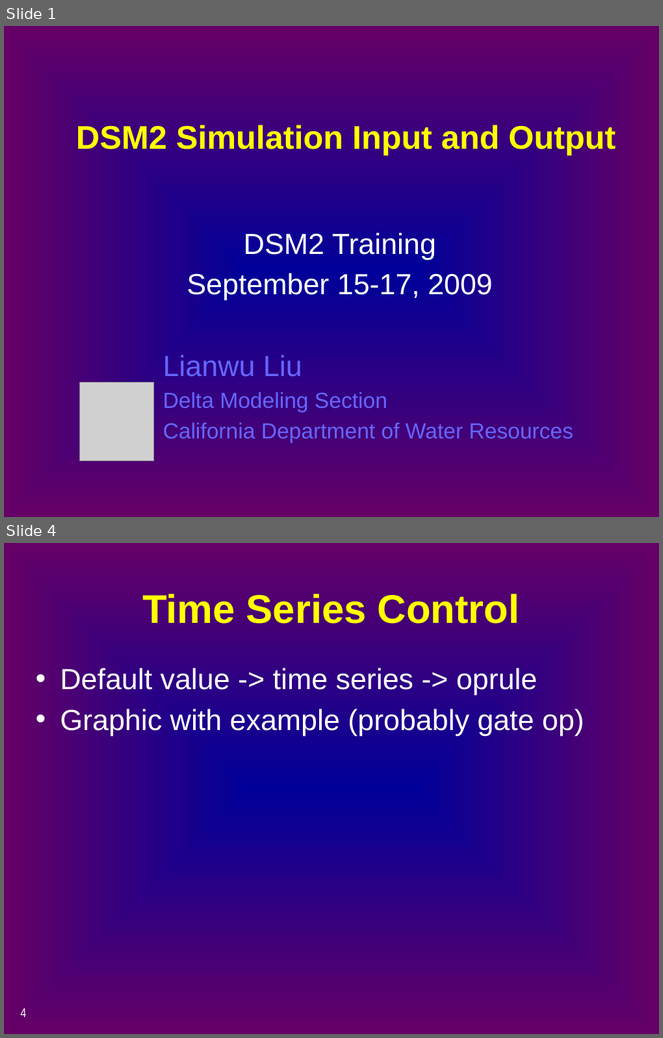
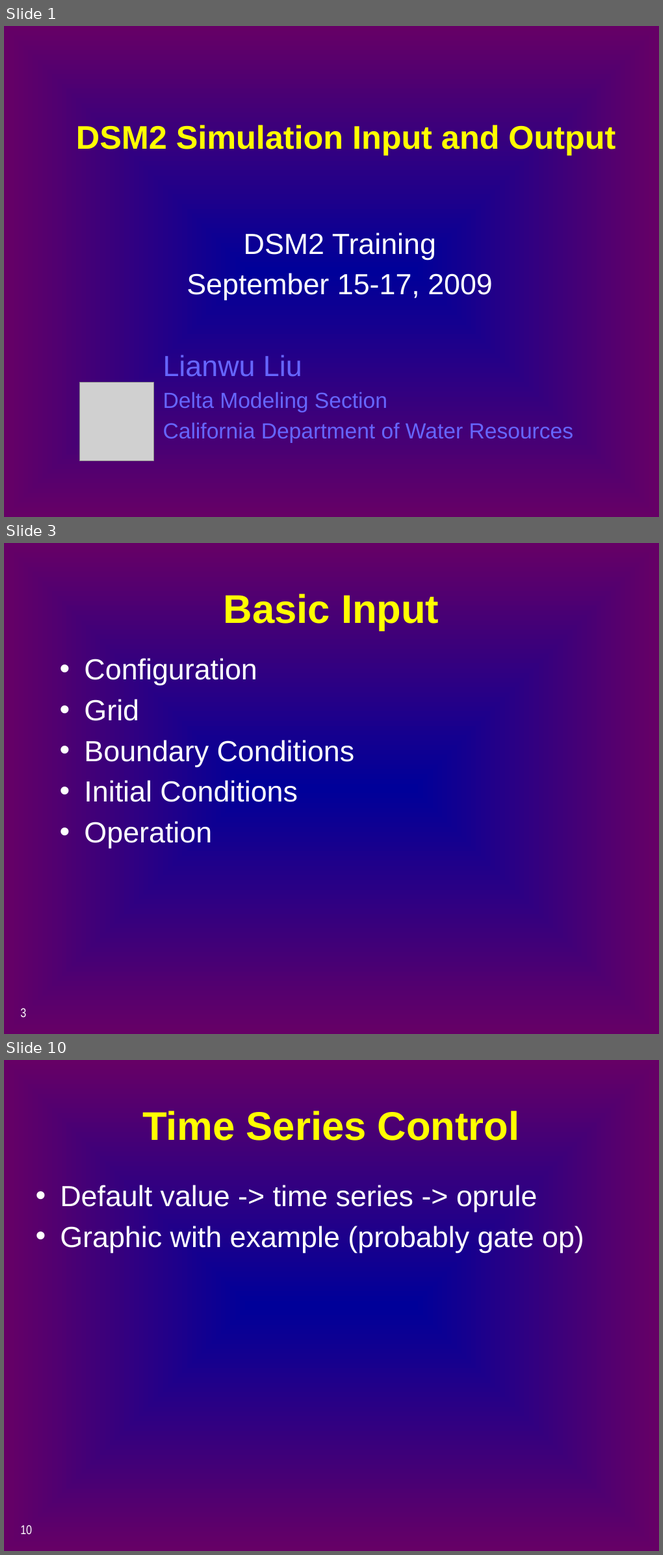
Before and after one commit to CADWRDeltaModeling/dsm2, a slide deck: dsm2/presentations/p4_simulation_data.pptx. Shown one above the other, each under a label of ours: slides 1 and 4 before the commit, slides 1, 3 and 10 after it; the slides between them are not shown. The pictures are 663x1038 and 663x1555 pixels, drawn with LibreOffice and Linux fonts; fonts in the diff are those of the drawing; grey boxes stand for pictures. Boxes give left, top, right and bottom in pixels: in the first picture for what was removed or moved away, otherwise in the second. Text is boxed around its words. In the diff, an @@ line names an element or a change of style, - is before the commit and + after.

```diff
--- a/dsm2/presentations/p4_simulation_data.pptx
+++ b/dsm2/presentations/p4_simulation_data.pptx
@@ slide 3 added at <box>4,543,659,1034</box>, background gradient #000099 to #660066 @@
@@ title added at <box>224,594,439,631</box>, 44 pt, text #FFFF00, bold @@
+Basic Input
@@ text added at <box>84,658,355,849</box>, 32 pt, text #FFFFFF @@
+• Configuration
+• Grid
+• Boundary Conditions
+• Initial Conditions
+• Operation
@@ page number added at <box>20,1008,26,1018</box>, 14 pt, text #FFFFFF @@
+3
@@ what was slide 4 is now slide 10 @@
@@ page number at <box>20,1525,32,1535</box>: text changed @@
-4
+10
```
Also in this commit, not shown: 7 slides changed, 6 other slides added.
